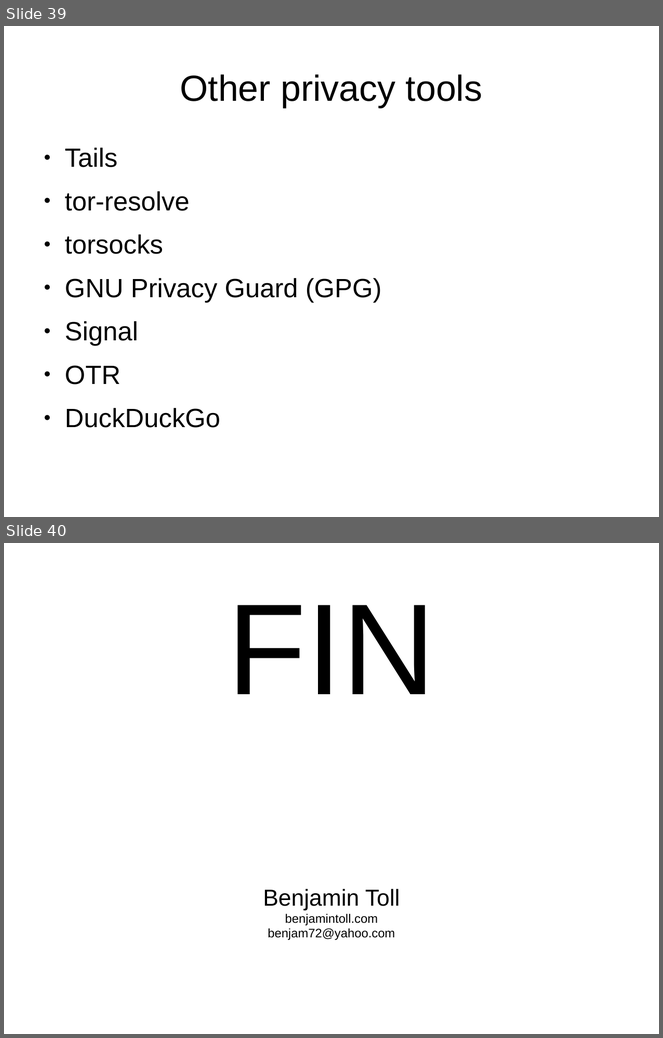
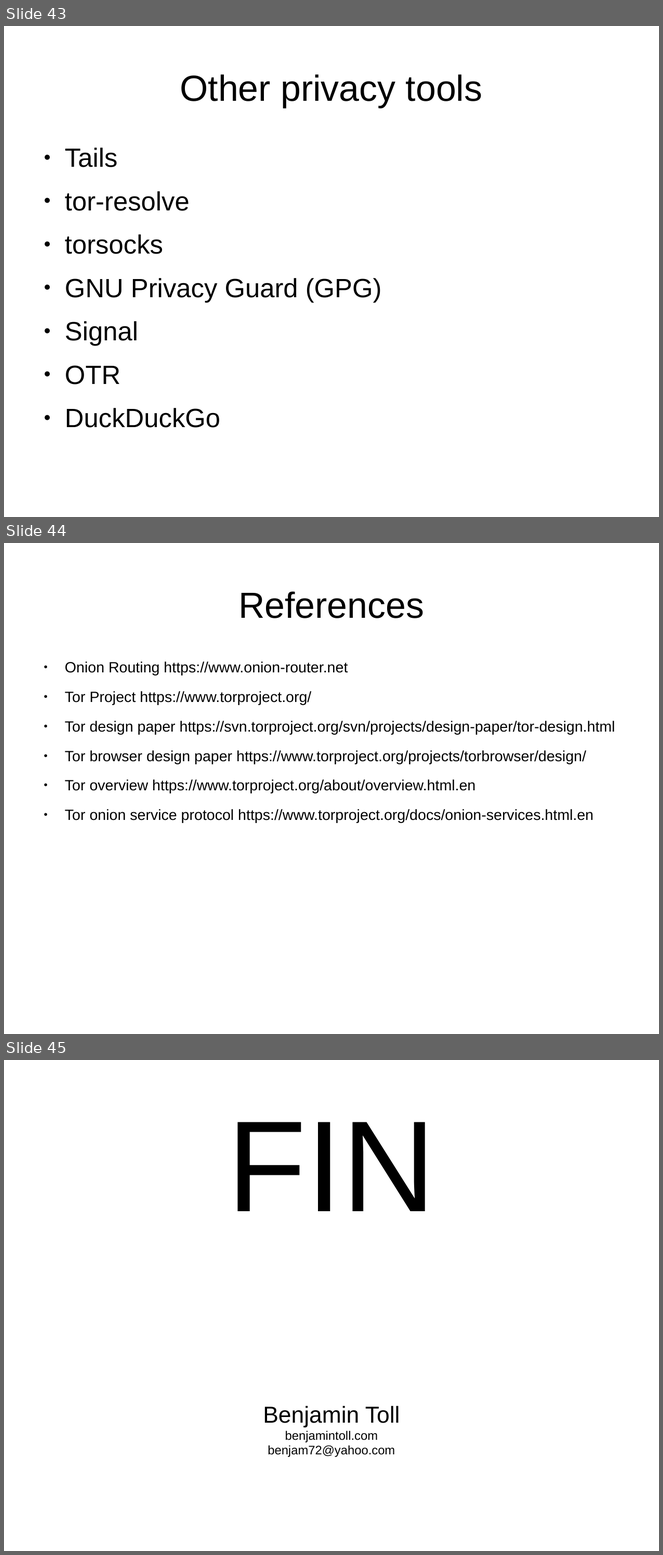
Before and after one commit to btoll/benjamintoll.com, a slide deck: static/talks/tor.odp. Shown one above the other, each under a label of ours: slides 39 and 40 before the commit, slides 43, 44 and 45 after it. The pictures are 663x1038 and 663x1555 pixels, drawn with LibreOffice and Linux fonts; fonts in the diff are those of the drawing. Boxes give left, top, right and bottom in pixels: in the first picture for what was removed or moved away, otherwise in the second. Text is boxed around its words. In the diff, an @@ line names an element or a change of style, - is before the commit and + after.

```diff
--- a/static/talks/tor.odp
+++ b/static/talks/tor.odp
@@ slide 44 added at bbox=[4, 543, 659, 1034], background #FFFFFF @@
@@ title added at bbox=[239, 591, 424, 618], 44 pt, text #000000 @@
+References
@@ text added at bbox=[65, 662, 616, 823], 18 pt, text #000000 @@
+● Onion Routing https://www.onion-router.net
+● Tor Project https://www.torproject.org/
+● Tor design paper https://svn.torproject.org/svn/projects/design-paper/tor-design.html
+● Tor browser design paper https://www.torproject.org/projects/torbrowser/design/
+● Tor overview https://www.torproject.org/about/overview.html.en
+● Tor onion service protocol https://www.torproject.org/docs/onion-services.html.en
@@ what was slide 39 is now slide 43 @@
@@ what was slide 40 is now slide 45 @@
```
Also in this commit, not shown: 7 slides changed, 4 other slides added, 1 other file.
